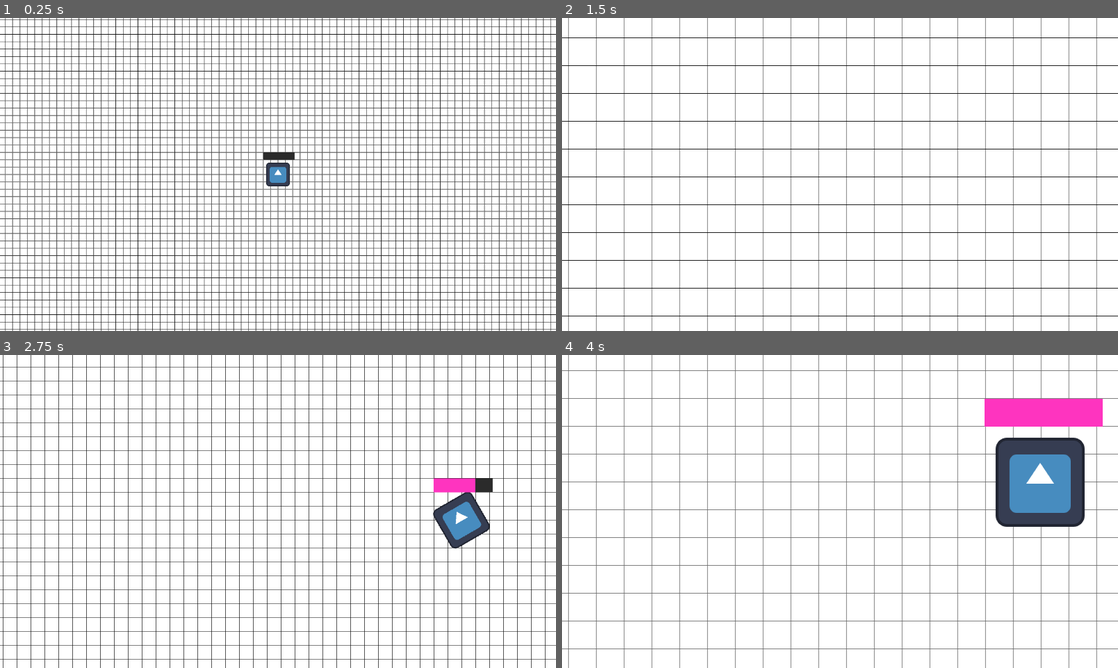
Above: before the commit, frames 1-4 (two rows, left to right).
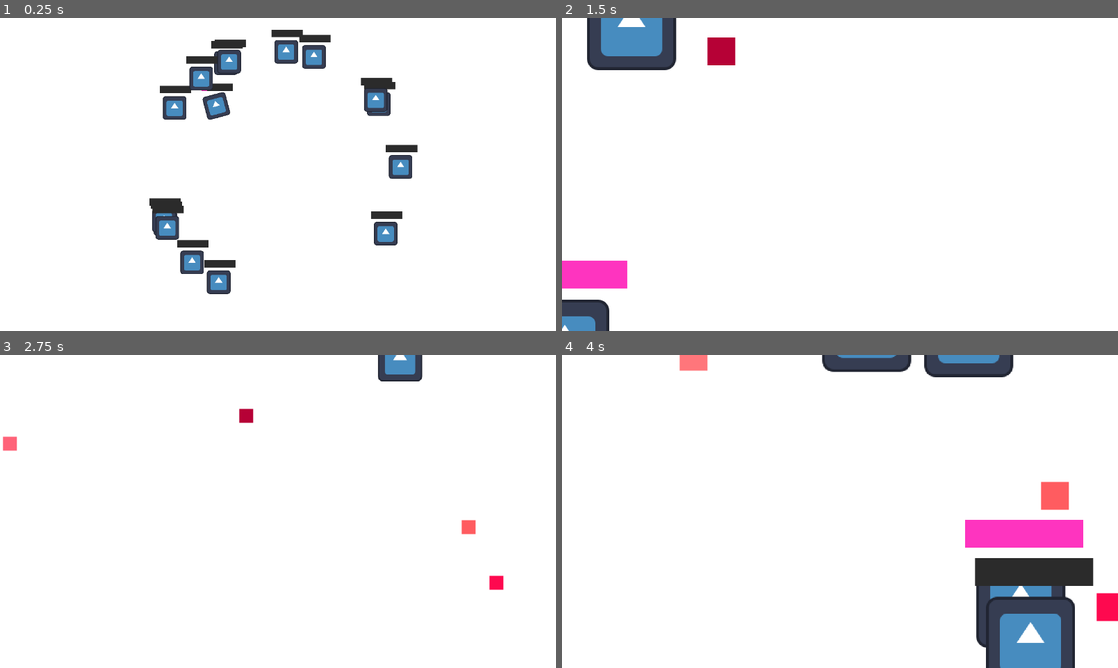
Above: after the commit, the same moments.

Repository: SelfDevTV/Pixler
Game: Godot game, scene res://scenes/main.tscn
The game is run twice, just before and just after one commit, with the same random seed, the same clock (stepped at 60 frames per second) and the same inputs. The engine's default icon, where the game draws it, is replaced by a stand-in: a white triangle on a blue panel in a dark square.
Inputs (mouse positions are in pixels of both pictures, inside the frame that each line leads up to):
- Up to frame 1 (0.25 s): no input
- Up to frame 2 (1.5 s): move the mouse to (962, 158) at 0.52 s; tap Middle mouse button (pan_activate) at 0.6 s; move the mouse to (728, 190) at 1.27 s; tap Mouse wheel up (zoom_in) at 1.35 s
- Up to frame 3 (2.75 s): move the mouse to (333, 442) at 2.02 s; tap Mouse wheel down (zoom_out) at 2.1 s
- Up to frame 4 (4 s): move the mouse to (812, 574) at 2.77 s; tap Middle mouse button (pan_activate) at 2.85 s; move the mouse to (1006, 558) at 3.52 s; tap Mouse wheel up (zoom_in) at 3.6 s

The runs differ from the first frame. In frame 1, 30% of the frame differs, in the area x 0-100%, y 0-100%; in frame 2, 9.5%; in frame 3, 12%; in frame 4, 21%.

Commit message:
feat: Complete simplified slime state machine for MVP
Implemented slime AI with state machine pattern:
- Idle state with timer-based transitions
- SelectTarget state that picks unpainted cells
- Moving state with smooth movement
- Painting state with progress visualization

Simplified for MVP:
- No tank/refill system (removed Returning and Refilling states)
- Slimes continuously work without resource constraints
- Focus on core painting loop and coin generation

Slimes now autonomously select targets, move to cells, paint them,
and immediately return to idle to select new targets.

🤖 Generated with [Claude Code](https://claude.com/claude-code)

Co-Authored-By: Claude <noreply@anthropic.com>

Diff:
--- a/scenes/grid_renderer.tscn
+++ b/scenes/grid_renderer.tscn
@@ -19,6 +19,7 @@
 
 [node name="GridShaderRect" type="ColorRect" parent="."]
 unique_name_in_owner = true
+visible = false
 material = SubResource("ShaderMaterial_grid")
 offset_left = -2048.0
 offset_top = -2048.0
--- a/scenes/main.tscn
+++ b/scenes/main.tscn
@@ -12,3 +12,33 @@
 [node name="GridRenderer" parent="." instance=ExtResource("3_sugp2")]
 
 [node name="Slime" parent="." instance=ExtResource("4_jyhfs")]
+
+[node name="Slime2" parent="." instance=ExtResource("4_jyhfs")]
+
+[node name="Slime3" parent="." instance=ExtResource("4_jyhfs")]
+
+[node name="Slime4" parent="." instance=ExtResource("4_jyhfs")]
+
+[node name="Slime5" parent="." instance=ExtResource("4_jyhfs")]
+
+[node name="Slime6" parent="." instance=ExtResource("4_jyhfs")]
+
+[node name="Slime7" parent="." instance=ExtResource("4_jyhfs")]
+
+[node name="Slime8" parent="." instance=ExtResource("4_jyhfs")]
+
+[node name="Slime9" parent="." instance=ExtResource("4_jyhfs")]
+
+[node name="Slime10" parent="." instance=ExtResource("4_jyhfs")]
+
+[node name="Slime11" parent="." instance=ExtResource("4_jyhfs")]
+
+[node name="Slime12" parent="." instance=ExtResource("4_jyhfs")]
+
+[node name="Slime13" parent="." instance=ExtResource("4_jyhfs")]
+
+[node name="Slime14" parent="." instance=ExtResource("4_jyhfs")]
+
+[node name="Slime15" parent="." instance=ExtResource("4_jyhfs")]
+
+[node name="Slime16" parent="." instance=ExtResource("4_jyhfs")]
--- a/scenes/slime.tscn
+++ b/scenes/slime.tscn
@@ -7,6 +7,9 @@
 [ext_resource type="Script" uid="uid://ch3uhj57spy5n" path="res://scripts/state_move.gd" id="5_2npkn"]
 [ext_resource type="Script" uid="uid://n16cgw13dyly" path="res://scripts/state_painting.gd" id="6_fd6lc"]
 [ext_resource type="Texture2D" uid="uid://4q335xxs2p" path="res://icon.svg" id="7_gstla"]
+
+[sub_resource type="Animation" id="Animation_v5wyi"]
+length = 0.001
 
 [sub_resource type="Animation" id="Animation_gstla"]
 resource_name = "paint"
@@ -25,9 +28,6 @@
 "values": [0.0, -0.7853981633974483, 0.0, 0.7853981633974483, 0.0]
 }
 
-[sub_resource type="Animation" id="Animation_v5wyi"]
-length = 0.001
-
 [sub_resource type="AnimationLibrary" id="AnimationLibrary_0l8pv"]
 _data = {
 &"RESET": SubResource("Animation_v5wyi"),
@@ -42,6 +42,8 @@
 
 [node name="Slime" type="Node2D"]
 script = ExtResource("1_371uh")
+move_speed = 500.0
+paint_speed = 0.1
 
 [node name="SM" type="Node" parent="." node_paths=PackedStringArray("slime", "initial_state")]
 script = ExtResource("2_p2gj0")
@@ -50,6 +52,7 @@
 
 [node name="Idle" type="Node" parent="SM" node_paths=PackedStringArray("state_select_target")]
 script = ExtResource("3_n6pvg")
+idle_time = 0.1
 state_select_target = NodePath("../SelectTarget")
 
 [node name="IdleTimer" type="Timer" parent="SM/Idle"]
@@ -64,8 +67,9 @@
 script = ExtResource("5_2npkn")
 painting_state = NodePath("../Painting")
 
-[node name="Painting" type="Node" parent="SM"]
+[node name="Painting" type="Node" parent="SM" node_paths=PackedStringArray("idle_state")]
 script = ExtResource("6_fd6lc")
+idle_state = NodePath("../Idle")
 
 [node name="PaintTimer" type="Timer" parent="SM/Painting"]
 one_shot = true
--- a/scripts/slime/state_idle.gd
+++ b/scripts/slime/state_idle.gd
@@ -2,13 +2,13 @@
 
 @onready var idle_timer: Timer = $IdleTimer
 
-
+@export var idle_time: float = 1.5
 
 @export var state_select_target: State
 
 func enter() -> void:
 
-    print("state entered - idle")
+    idle_timer.wait_time = idle_time
     idle_timer.start()
 
 func exit() -> void:
--- a/scripts/slime/state_select_target.gd
+++ b/scripts/slime/state_select_target.gd
@@ -11,4 +11,5 @@
         slime.next_target = cell_pos_world
         change_state_requested.emit(moving_state)
     else:
+        print("no target?")
         change_state_requested.emit(idle_state)
--- a/scripts/state_move.gd
+++ b/scripts/state_move.gd
@@ -5,5 +5,5 @@
 func update(delta: float):
     var dir = slime.global_position.direction_to(slime.next_target)
     slime.global_position += dir * slime.move_speed * delta
-    if slime.global_position.distance_to(slime.next_target) <= 1:
+    if slime.global_position.distance_to(slime.next_target) <= 10:
         change_state_requested.emit(painting_state)
--- a/scripts/state_painting.gd
+++ b/scripts/state_painting.gd
@@ -1,6 +1,7 @@
 extends State
 
 @onready var paint_timer: Timer = $PaintTimer
+@export var idle_state: State
 
 
 func enter() -> void:
@@ -17,6 +18,7 @@
     paint_timer.stop()
     var cell = GridManager.world_to_cell(slime.next_target)
     GridManager.mark_cell_painted(cell)
+    change_state_requested.emit(idle_state)
 
 func update(delta: float) -> void:
     slime.progress_bar.value = paint_timer.wait_time - paint_timer.time_left
